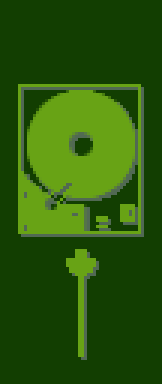
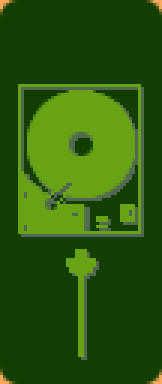
Two versions of the same layered image (162x384). Layer-by-layer changes:
renamed "background #3" to "panel", painted on it over [0, 0, 162, 384]
renamed "highlight #1" to "background #1", showed it, painted on it over [0, 0, 162, 384]
